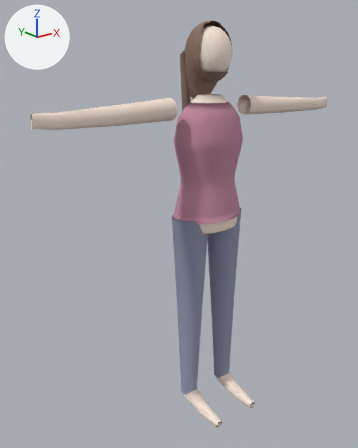
A saved change to the glTF model crates/lumen-factory/assets/base_blended.glb.
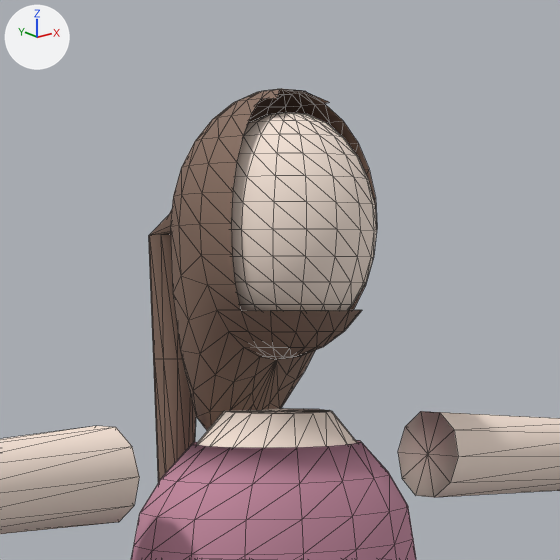
Old and new are each drawn whole from a 50 mm lens placed at (-1.459, -1.616, 1.605), pointed at (-0.107, 0.074, 0.929) and again close up on the part from 41% to 77% of the width and 0% to 29% of the height. Lighting does not change. The marker at upper left points along +X, +Y and +Z. The first two pictures are the older version. The close-ups show mesh edges as thin lines. Vertices at exactly the same position are counted once.

The first close-up shows 'BaseMesh'.
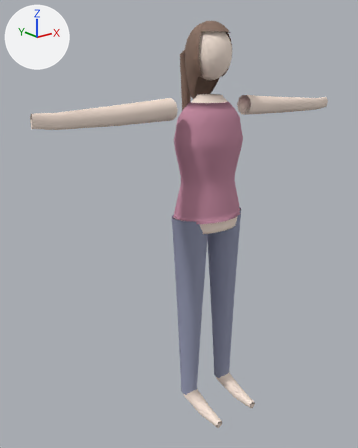
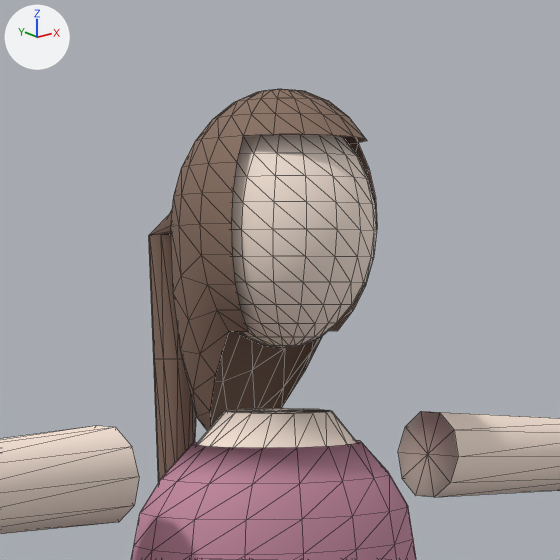
Changed parts and their boxes (x1, y1, x2, y2) in the close-ups (560 x 560 px):
part 1 of me_basemesh, added (brown)
    after: (243, 90, 367, 143)
part 2 of me_basemesh, deleted (brown)
    before: (210, 310, 362, 426)

The change, as a list of edits to the scene's bpy script:
```text
Change me_basemesh:
    used by ob_basemesh; location = (0.0, 0.0, 0.0)
    remove me_basemesh.from_pydata(...)  # 1384 vertices, 2666 faces; spans x -0.8..0.8, y -0.23..0.19, z 0.01..1.79
    add me_basemesh.from_pydata(...)  # 1334 vertices, 2582 faces; spans x -0.8..0.8, y -0.23..0.19, z 0.01..1.79
    me_basemesh part 1
    16 vertices are added at x -0.06..0.06, y -0.08..-0.04, z 1.75..1.78
    38 new faces join them, mat_hair (brown #896f61)
    me_basemesh part 2
    66 vertices are removed from x -0.06..0.06, y -0.08..0.05, z 1.47..1.59
    122 faces are deleted
```
